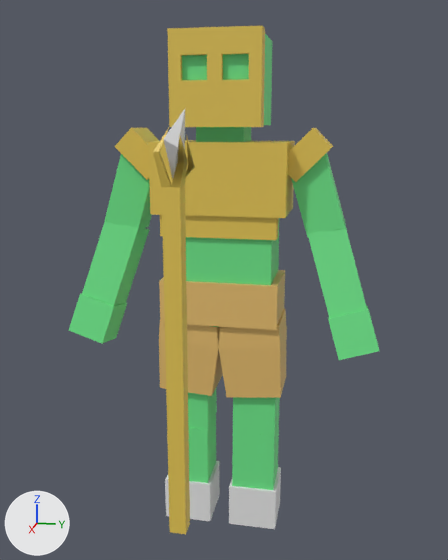
A saved change to the FBX model Blender/fbx/makefast_goblin.fbx.
Both versions are drawn from a 50 mm camera at (8.11, 1.62, 1.53) aimed at (0.91, 0.18, -0.27). Lighting does not change. The marker at lower left points along +X, +Y and +Z. The older version comes first. Where no turn or scale is listed for an object, it has been applied to the vertices.
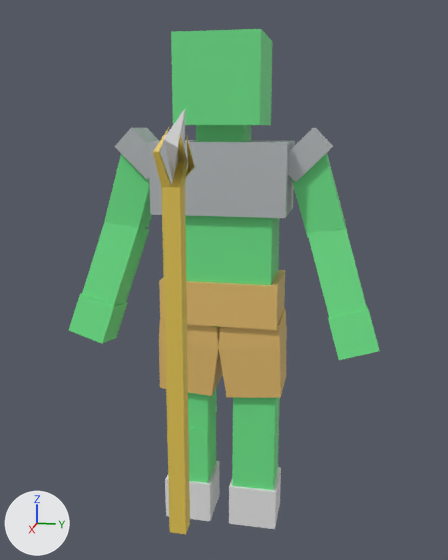
Scene script edits in JSON lines:
```json
{"op": "add", "block": "mat_material_031", "code": ["mat_material_031 = principled_material('Material.031')", "mat_material_031.base_color = (0.523, 0.554, 0.568)  # light grey #bfc4c7", "mat_material_031.metallic = 0.252"]}
{"op": "add", "block": "mat_material_030", "code": ["mat_material_030 = principled_material('Material.030')", "mat_material_030.base_color = (0.523, 0.554, 0.568)  # light grey #bfc4c7", "mat_material_030.metallic = 0.252"]}
{"op": "add", "block": "mat_material_029", "code": ["mat_material_029 = principled_material('Material.029')", "mat_material_029.base_color = (0.523, 0.554, 0.568)  # light grey #bfc4c7", "mat_material_029.metallic = 0.252"]}
{"block": "me_cube_108", "where": "me_cube_108.from_pydata(...)  # 26 vertices, 24 faces; spans x -0.32..0.32, y -0.625..0.034, z -0.202..0.457"}
{"op": "remove", "block": "me_cube_108", "code": "me_cube_108.materials.append(mat_material_033)  # yellow #e7c855"}
{"op": "add", "block": "me_cube_108", "code": "me_cube_108.materials.append(mat_material_030)  # light grey #bfc4c7"}
{"block": "me_cube_106", "where": "me_cube_106.from_pydata(...)  # 26 vertices, 24 faces; spans x -0.32..0.32, y -0.034..0.625, z -0.202..0.457"}
{"op": "remove", "block": "me_cube_106", "code": "me_cube_106.materials.append(mat_material_027)  # yellow #e7c855"}
{"op": "add", "block": "me_cube_106", "code": "me_cube_106.materials.append(mat_material_031)  # light grey #bfc4c7"}
{"block": "me_cube_099", "where": "me_cube_099.from_pydata(...)  # 8 vertices, 6 faces; spans x -0.51..0.51, y -0.87..0.87, z -0.45..0.45"}
{"op": "remove", "block": "me_cube_099", "code": "me_cube_099.materials.append(mat_material_027)  # yellow #e7c855"}
{"op": "add", "block": "me_cube_099", "code": "me_cube_099.materials.append(mat_material_029)  # light grey #bfc4c7"}
{"op": "remove", "block": "ob_cube_082", "code": ["ob_cube_082 = bpy.data.objects.new('Cube.082', me_cube_104)", "ob_cube_082.location = (0.49, 0.0, 2.1)"]}
{"op": "remove", "block": "ob_cube_083", "code": ["ob_cube_083 = bpy.data.objects.new('Cube.083', me_cube_107)", "ob_cube_083.location = (0.36, 0.0, 0.56)"]}
```

Location of each change, [x1, y1, x2, y2] in pixels of the pictures (448 x 560 px):
```json
{"object": "Cube.099", "change": "recoloured", "before": [148, 140, 295, 218], "after": [148, 140, 295, 218], "on screen": "yellow to light grey"}
{"object": "Cube.082", "change": "deleted", "before": [167, 26, 265, 127], "on screen": "yellow"}
{"object": "Cube.083", "change": "deleted", "before": [160, 215, 279, 240], "on screen": "yellow"}
{"object": "Cube.103", "change": "recoloured", "before": [288, 128, 333, 182], "after": [288, 128, 333, 182], "on screen": "yellow to light grey"}
{"object": "Cube.104", "change": "recoloured", "before": [114, 128, 159, 180], "after": [114, 128, 159, 180], "on screen": "yellow to light grey"}
{"object": "Cube.085", "change": "unchanged, uncovered by the edit", "before": [182, 34, 272, 125], "after": [171, 29, 272, 125]}
```
